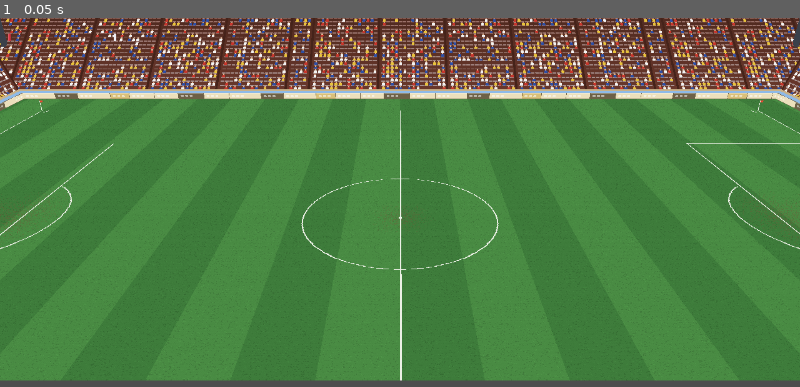
Above: before the commit, frame 1.
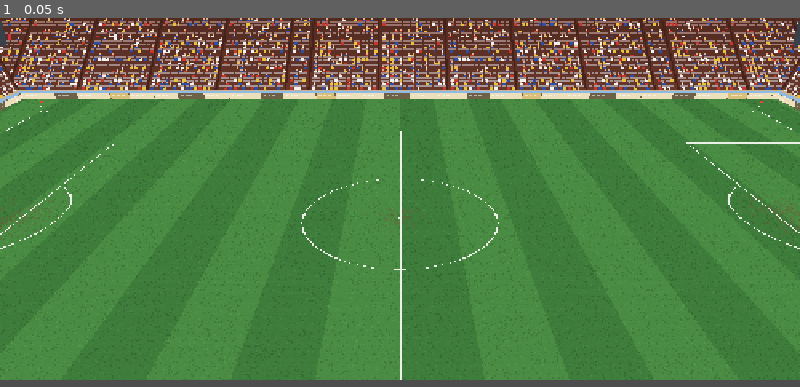
Above: after the commit, the same moment.

Repository: mundiakaluson/sprite-tan
Game: Godot game, scene res://scenes/match/match.tscn
Two runs of this game, one before a commit and one after it. Both use one fixed random seed, a clock stepped at 60 frames per second and the inputs below.
Inputs:
- Up to frame 1 (0.05 s): no input

The runs differ from the first frame. In frame 1, 8.6% of the frame differs, in the area x 0-100%, y 0-99%.

Commit message:
Adaptive layout: pitch view and HUD fill the whole window, HUD anchored, strip tiled
Co-Authored-By: Claude Sonnet 5.5 <noreply@anthropic.com>
Claude-Session: https://claude.ai/code/session_01FrjHpaAiEjh7PpusYwPu2g

Diff:
--- a/godot/project.godot
+++ b/godot/project.godot
@@ -22,7 +22,8 @@
 
 window/size/viewport_width=1280
 window/size/viewport_height=720
-window/stretch/mode="viewport"
+window/stretch/mode="canvas_items"
+window/stretch/aspect="expand"
 window/stretch/scale_mode="fractional"
 window/size/resizable=true
 
--- a/godot/scenes/match/match.tscn
+++ b/godot/scenes/match/match.tscn
@@ -11,8 +11,13 @@
 settings = ExtResource("5")
 
 [node name="View" type="SubViewportContainer" parent="."]
-offset_right = 1280.0
-offset_bottom = 580.0
+anchor_right = 1.0
+anchor_bottom = 1.0
+offset_left = 0.0
+offset_top = 0.0
+offset_right = 0.0
+offset_bottom = -140.0
+stretch = true
 mouse_filter = 2
 
 [node name="Viewport" type="SubViewport" parent="View"]
--- a/godot/scenes/match/match_hud.tscn
+++ b/godot/scenes/match/match_hud.tscn
@@ -12,25 +12,37 @@
 script = ExtResource("1")
 
 [node name="Root" type="Control" parent="."]
-layout_mode = 3
-anchors_preset = 0
-offset_right = 1280.0
-offset_bottom = 720.0
-mouse_filter = 2
-
-[node name="Strip" type="Control" parent="Root"]
-offset_left = 0.0
-offset_top = 580.0
-offset_right = 1280.0
-offset_bottom = 720.0
-script = ExtResource("6")
-
-[node name="Overlay" type="Control" parent="Root"]
-unique_name_in_owner = true
+anchors_preset = 15
+anchor_right = 1.0
+anchor_bottom = 1.0
 offset_left = 0.0
 offset_top = 0.0
-offset_right = 1280.0
-offset_bottom = 580.0
+offset_right = 0.0
+offset_bottom = 0.0
+layout_mode = 3
+mouse_filter = 2
+
+[node name="Strip" type="Control" parent="Root"]
+anchor_left = 0.0
+anchor_top = 1.0
+anchor_right = 1.0
+anchor_bottom = 1.0
+offset_left = 0.0
+offset_top = -140.0
+offset_right = 0.0
+offset_bottom = 0.0
+script = ExtResource("6")
+
+[node name="Overlay" type="Control" parent="Root"]
+anchor_left = 0.0
+anchor_top = 0.0
+anchor_right = 1.0
+anchor_bottom = 1.0
+offset_left = 0.0
+offset_top = 0.0
+offset_right = 0.0
+offset_bottom = -140.0
+unique_name_in_owner = true
 mouse_filter = 2
 script = ExtResource("2")
 
@@ -43,20 +55,28 @@
 script = ExtResource("7")
 
 [node name="Who" type="Control" parent="Root"]
-unique_name_in_owner = true
-offset_left = 168.0
-offset_top = 626.0
-offset_right = 354.0
-offset_bottom = 632.0
+anchor_left = 0.0
+anchor_top = 1.0
+anchor_right = 0.0
+anchor_bottom = 1.0
+offset_left = 8.0
+offset_top = -94.0
+offset_right = 194.0
+offset_bottom = -88.0
+unique_name_in_owner = true
 text = ""
 script = ExtResource("4")
 
 [node name="Orders" type="GridContainer" parent="Root"]
-unique_name_in_owner = true
-offset_left = 164.0
-offset_top = 636.0
-offset_right = 356.0
-offset_bottom = 680.0
+anchor_left = 0.0
+anchor_top = 1.0
+anchor_right = 0.0
+anchor_bottom = 1.0
+offset_left = 4.0
+offset_top = -84.0
+offset_right = 196.0
+offset_bottom = -40.0
+unique_name_in_owner = true
 theme_override_constants/h_separation = 4
 theme_override_constants/v_separation = 4
 columns = 2
@@ -90,27 +110,39 @@
 script = ExtResource("5")
 
 [node name="HandPanel" type="Control" parent="Root"]
-offset_left = 360.0
-offset_top = 594.0
-offset_right = 899.0
-offset_bottom = 694.0
+anchor_left = 0.5
+anchor_top = 1.0
+anchor_right = 0.5
+anchor_bottom = 1.0
+offset_left = -270.0
+offset_top = -136.0
+offset_right = 270.0
+offset_bottom = -36.0
 script = ExtResource("3")
 
 [node name="Hand" type="HBoxContainer" parent="Root"]
-unique_name_in_owner = true
-offset_left = 365.0
-offset_top = 599.0
-offset_right = 898.0
-offset_bottom = 689.0
+anchor_left = 0.5
+anchor_top = 1.0
+anchor_right = 0.5
+anchor_bottom = 1.0
+offset_left = -265.0
+offset_top = -131.0
+offset_right = 268.0
+offset_bottom = -41.0
+unique_name_in_owner = true
 mouse_filter = 2
 theme_override_constants/separation = 3
 
 [node name="TeamPanel" type="Control" parent="Root"]
-unique_name_in_owner = true
-offset_left = 902.0
-offset_top = 594.0
-offset_right = 1116.0
-offset_bottom = 656.0
+anchor_left = 1.0
+anchor_top = 1.0
+anchor_right = 1.0
+anchor_bottom = 1.0
+offset_left = -218.0
+offset_top = -136.0
+offset_right = -4.0
+offset_bottom = -74.0
+unique_name_in_owner = true
 script = ExtResource("3")
 
 [node name="TeamTitle" type="Control" parent="Root/TeamPanel"]
@@ -144,11 +176,15 @@
 script = ExtResource("4")
 
 [node name="CommandPanel" type="Control" parent="Root"]
-unique_name_in_owner = true
-offset_left = 902.0
-offset_top = 660.0
-offset_right = 1116.0
-offset_bottom = 706.0
+anchor_left = 1.0
+anchor_top = 1.0
+anchor_right = 1.0
+anchor_bottom = 1.0
+offset_left = -218.0
+offset_top = -70.0
+offset_right = -4.0
+offset_bottom = -24.0
+unique_name_in_owner = true
 script = ExtResource("3")
 
 [node name="CommandTitle" type="Control" parent="Root/CommandPanel"]
@@ -171,11 +207,15 @@
 script = ExtResource("4")
 
 [node name="Message" type="Control" parent="Root"]
-unique_name_in_owner = true
-offset_left = 340.0
-offset_top = 200.0
-offset_right = 940.0
-offset_bottom = 224.0
+anchor_left = 0.5
+anchor_top = 0.5
+anchor_right = 0.5
+anchor_bottom = 0.5
+offset_left = -300.0
+offset_top = -300.0
+offset_right = 300.0
+offset_bottom = -276.0
+unique_name_in_owner = true
 text_scale = 4
 align = 1
 script = ExtResource("4")
--- a/godot/scripts/ui/pixel_image.gd
+++ b/godot/scripts/ui/pixel_image.gd
@@ -1,7 +1,7 @@
 @tool
 class_name PixelImage
 extends Control
-## Draws one exported image (res://assets/<texture_path>) at its own size, 1:1, nearest filtered. Used for the HUD strip. Blank until the export has run.
+## Draws one exported image (res://assets/<texture_path>) 1:1, nearest filtered, tiled to fill its rectangle. Used for the HUD strip. Blank until the export has run.
 
 @export var texture_path := "ui/strip.png":
 	set(v):
@@ -14,4 +14,4 @@
 
 func _draw() -> void:
 	var t := Data.tex(texture_path)
-	if t != null: draw_texture(t, Vector2.ZERO)
+	if t != null: draw_texture_rect(t, Rect2(Vector2.ZERO, size), true)
Not shown, changed: docs/DECISIONS.md
